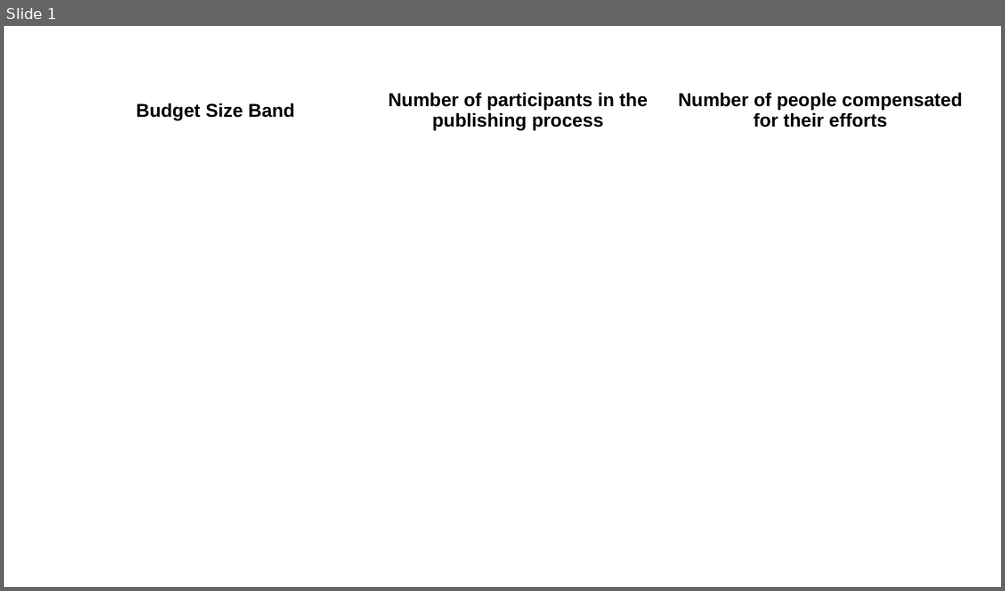
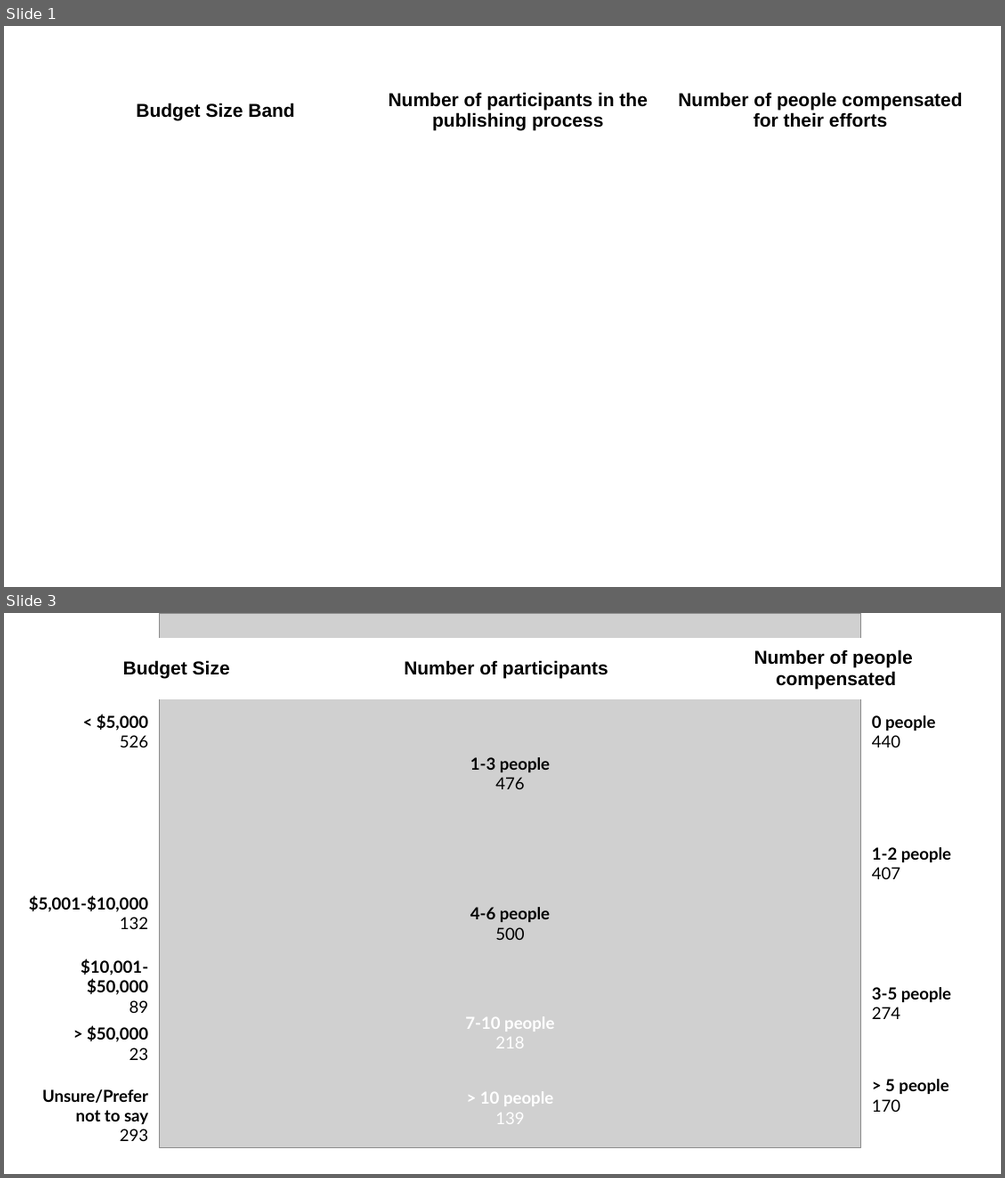
Before and after one commit to taniapoc/data-viz, a slide deck: side quest into beautiful graphs/sankey_powerpoint.pptx. Shown one above the other, each under a label of ours: slide 1 before the commit, slides 1 and 3 after it; the slides between them are not shown. The pictures are 1005x591 and 1005x1178 pixels, drawn with LibreOffice and Linux fonts; fonts in the diff are those of the drawing; grey boxes stand for pictures; background and template pictures are left out. Boxes give left, top, right and bottom in pixels: in the first picture for what was removed or moved away, otherwise in the second. Text is boxed around its words. In the diff, an @@ line names an element or a change of style, - is before the commit and + after.

```diff
--- a/side quest into beautiful graphs/sankey_powerpoint.pptx
+++ b/side quest into beautiful graphs/sankey_powerpoint.pptx
@@ slide 3 added at box(4, 613, 1001, 1174), background #FFFFFF @@
@@ table added at box(11, 638, 1001, 699), 1 rows, 3 columns @@
+Budget Size | Number of participants | Number of people / compensated
@@ picture added at box(159, 613, 861, 1147) @@
@@ table added at box(15, 709, 156, 1161), 5 rows, 1 columns @@
+< $5,000 / 526
+$5,001-$10,000 / 132
+$10,001-$50,000 / 89
+> $50,000 / 23
+Unsure/Prefer / not to say / 293
@@ table added at box(865, 709, 1001, 1149), 4 rows, 1 columns @@
+0 people / 440
+1-2 people / 407
+3-5 people / 274
+> 5 people / 170
@@ table added at box(439, 750, 581, 1156), 4 rows, 1 columns @@
+1-3 people / 476
+4-6 people / 500
+7-10 people / 218
+> 10 people / 139
```
Also in this commit, not shown: 1 other slide added, 17 other files.
